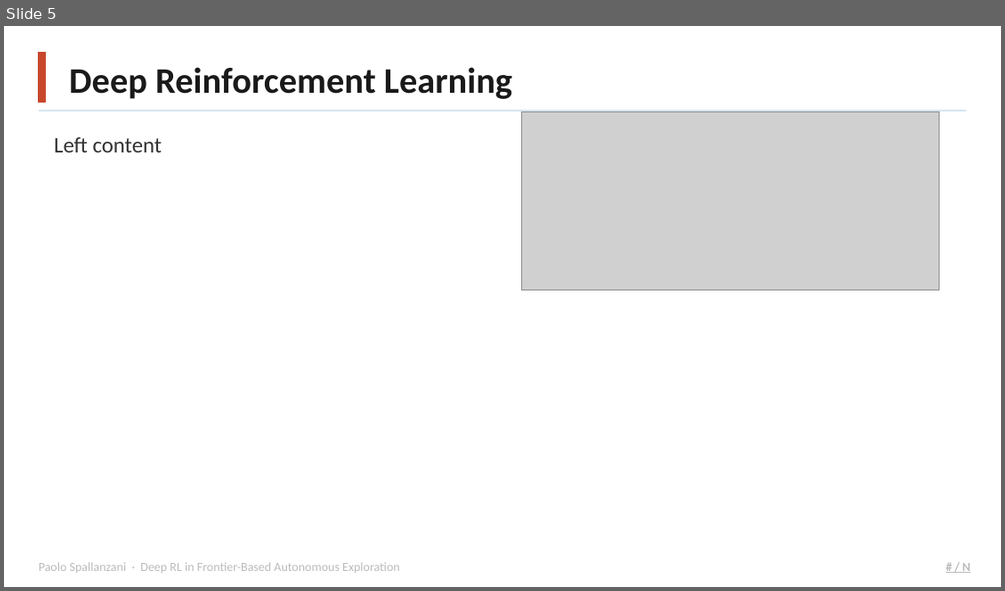
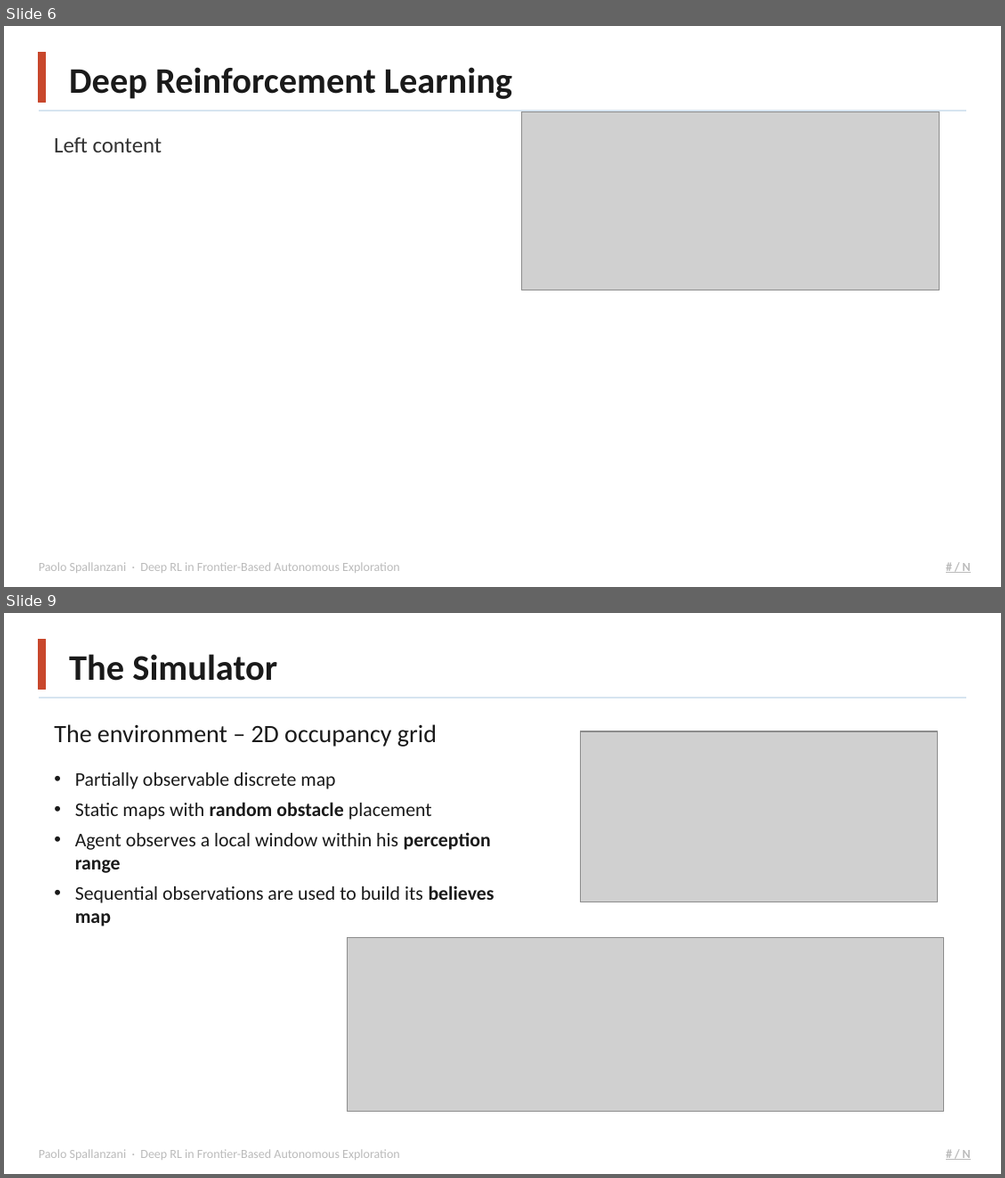
Before and after one commit to Paolo-Spall/presentazione_tesi_dae, a slide deck: presentation_1.pptx. Shown one above the other, each under a label of ours: slide 5 before the commit, slides 6 and 9 after it; the slides between them are not shown. The pictures are 1005x591 and 1005x1178 pixels, drawn with LibreOffice and Linux fonts; fonts in the diff are those of the drawing; grey boxes stand for pictures; background and template pictures are left out. Boxes give left, top, right and bottom in pixels: in the first picture for what was removed or moved away, otherwise in the second. Text is boxed around its words. In the diff, an @@ line names an element or a change of style, - is before the commit and + after.

```diff
--- a/presentation_1.pptx
+++ b/presentation_1.pptx
@@ slide 9 added at box(4, 613, 1001, 1174), background #FFFFFF; not listed: 5 template elements that a slide beside it also shows @@
@@ text added at box(69, 654, 277, 681), 26 pt, text #1A1A1A, bold @@
+The Simulator
@@ text added at box(54, 724, 437, 747), 18 pt, text #1A1A1A @@
+The environment – 2D occupancy grid
@@ picture added at box(580, 731, 938, 902) @@
@@ text added at box(75, 772, 494, 926), 14 pt, text #1A1A1A @@
+• Partially observable discrete map
+• Static maps with random obstacle placement
+• Agent observes a local window within his perception range
+• Sequential observations are used to build its believes map
@@ picture added at box(347, 937, 943, 1111) @@
@@ what was slide 5 is now slide 6 @@
```
Also in this commit, not shown: 3 slides changed, 3 other slides added, 1 slide removed, 2 other files.
